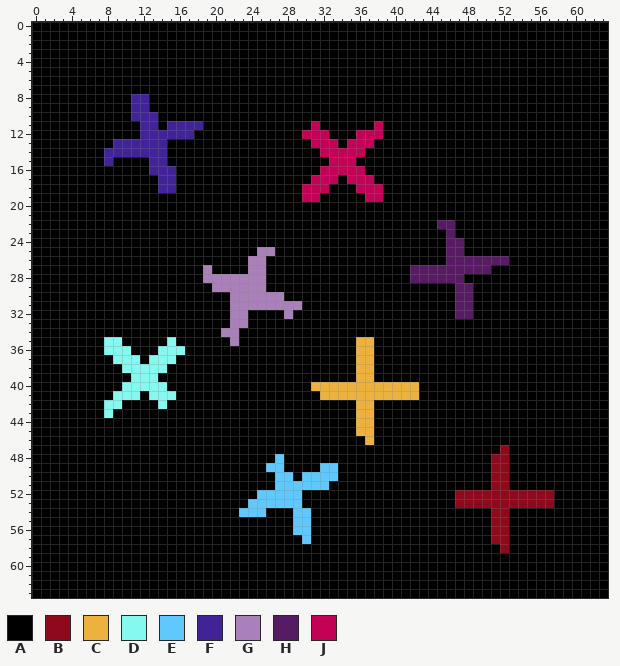
A pixel-art sprite gets an edit: garibaldi/opencv-rust/components.png. That is the earlier state.
The file is 64x64 pixels.
Palette (. is transparent): A #000000  B #8e091b  C #ecb23d  D #85f9ef  E #5fc9fd  F #402396  G #aa80ba  H #561b63  J #c30157
Pixels before, first column x 0:
 0 AAAAAAAAAAAAAAAAAAAAAAAAAAAAAAAAAAAAAAAAAAAAAAAAAAAAAAAAAAAAAAAA
 1 AAAAAAAAAAAAAAAAAAAAAAAAAAAAAAAAAAAAAAAAAAAAAAAAAAAAAAAAAAAAAAAA
 2 AAAAAAAAAAAAAAAAAAAAAAAAAAAAAAAAAAAAAAAAAAAAAAAAAAAAAAAAAAAAAAAA
 3 AAAAAAAAAAAAAAAAAAAAAAAAAAAAAAAAAAAAAAAAAAAAAAAAAAAAAAAAAAAAAAAA
 4 AAAAAAAAAAAAAAAAAAAAAAAAAAAAAAAAAAAAAAAAAAAAAAAAAAAAAAAAAAAAAAAA
 5 AAAAAAAAAAAAAAAAAAAAAAAAAAAAAAAAAAAAAAAAAAAAAAAAAAAAAAAAAAAAAAAA
 6 AAAAAAAAAAAAAAAAAAAAAAAAAAAAAAAAAAAAAAAAAAAAAAAAAAAAAAAAAAAAAAAA
 7 AAAAAAAAAAAAAAAAAAAAAAAAAAAAAAAAAAAAAAAAAAAAAAAAAAAAAAAAAAAAAAAA
 8 AAAAAAAAAAAFFAAAAAAAAAAAAAAAAAAAAAAAAAAAAAAAAAAAAAAAAAAAAAAAAAAA
 9 AAAAAAAAAAAFFAAAAAAAAAAAAAAAAAAAAAAAAAAAAAAAAAAAAAAAAAAAAAAAAAAA
10 AAAAAAAAAAAFFFAAAAAAAAAAAAAAAAAAAAAAAAAAAAAAAAAAAAAAAAAAAAAAAAAA
11 AAAAAAAAAAAAFFAFFFFAAAAAAAAAAAAJAAAAAAJAAAAAAAAAAAAAAAAAAAAAAAAA
12 AAAAAAAAAAAAFFFFFFAAAAAAAAAAAAJJJAAAJJJAAAAAAAAAAAAAAAAAAAAAAAAA
13 AAAAAAAAAFFFFFFAAAAAAAAAAAAAAAAJJJAJJJAAAAAAAAAAAAAAAAAAAAAAAAAA
14 AAAAAAAAFFFFFFFAAAAAAAAAAAAAAAAAJJJJJAAAAAAAAAAAAAAAAAAAAAAAAAAA
15 AAAAAAAAFAAAAFFAAAAAAAAAAAAAAAAAAJJJAAAAAAAAAAAAAAAAAAAAAAAAAAAA
16 AAAAAAAAAAAAAFFFAAAAAAAAAAAAAAAAJJJJJAAAAAAAAAAAAAAAAAAAAAAAAAAA
17 AAAAAAAAAAAAAAFFAAAAAAAAAAAAAAAJJJAJJJAAAAAAAAAAAAAAAAAAAAAAAAAA
18 AAAAAAAAAAAAAAFFAAAAAAAAAAAAAAJJJAAAJJJAAAAAAAAAAAAAAAAAAAAAAAAA
19 AAAAAAAAAAAAAAAAAAAAAAAAAAAAAAJJAAAAAJJAAAAAAAAAAAAAAAAAAAAAAAAA
20 AAAAAAAAAAAAAAAAAAAAAAAAAAAAAAAAAAAAAAAAAAAAAAAAAAAAAAAAAAAAAAAA
21 AAAAAAAAAAAAAAAAAAAAAAAAAAAAAAAAAAAAAAAAAAAAAAAAAAAAAAAAAAAAAAAA
22 AAAAAAAAAAAAAAAAAAAAAAAAAAAAAAAAAAAAAAAAAAAAAHHAAAAAAAAAAAAAAAAA
23 AAAAAAAAAAAAAAAAAAAAAAAAAAAAAAAAAAAAAAAAAAAAAAHAAAAAAAAAAAAAAAAA
24 AAAAAAAAAAAAAAAAAAAAAAAAAAAAAAAAAAAAAAAAAAAAAAHHAAAAAAAAAAAAAAAA
25 AAAAAAAAAAAAAAAAAAAAAAAAAGGAAAAAAAAAAAAAAAAAAAHHAAAAAAAAAAAAAAAA
26 AAAAAAAAAAAAAAAAAAAAAAAAGGAAAAAAAAAAAAAAAAAAAAHHHHHHHAAAAAAAAAAA
27 AAAAAAAAAAAAAAAAAAAGAAAAGGAAAAAAAAAAAAAAAAHHHHHHHHHAAAAAAAAAAAAA
28 AAAAAAAAAAAAAAAAAAAGGGGGGGAAAAAAAAAAAAAAAAHHHHHHAAAAAAAAAAAAAAAA
29 AAAAAAAAAAAAAAAAAAAAGGGGGGAAAAAAAAAAAAAAAAAAAAAHHAAAAAAAAAAAAAAA
30 AAAAAAAAAAAAAAAAAAAAAAGGGGGGAAAAAAAAAAAAAAAAAAAHHAAAAAAAAAAAAAAA
31 AAAAAAAAAAAAAAAAAAAAAAGGGGGGGGAAAAAAAAAAAAAAAAAHHAAAAAAAAAAAAAAA
32 AAAAAAAAAAAAAAAAAAAAAAGGAAAAGAAAAAAAAAAAAAAAAAAHHAAAAAAAAAAAAAAA
33 AAAAAAAAAAAAAAAAAAAAAAGGAAAAAAAAAAAAAAAAAAAAAAAAAAAAAAAAAAAAAAAA
34 AAAAAAAAAAAAAAAAAAAAAGGAAAAAAAAAAAAAAAAAAAAAAAAAAAAAAAAAAAAAAAAA
35 AAAAAAAADDAAAAADAAAAAAGAAAAAAAAAAAAACCAAAAAAAAAAAAAAAAAAAAAAAAAA
36 AAAAAAAADDDAAADDDAAAAAAAAAAAAAAAAAAACCAAAAAAAAAAAAAAAAAAAAAAAAAA
37 AAAAAAAAADDDADDDAAAAAAAAAAAAAAAAAAAACCAAAAAAAAAAAAAAAAAAAAAAAAAA
38 AAAAAAAAAADDDDDAAAAAAAAAAAAAAAAAAAAACCAAAAAAAAAAAAAAAAAAAAAAAAAA
39 AAAAAAAAAAADDDAAAAAAAAAAAAAAAAAAAAAACCAAAAAAAAAAAAAAAAAAAAAAAAAA
40 AAAAAAAAAADDDDDAAAAAAAAAAAAAAAACCCCCCCCCCCCAAAAAAAAAAAAAAAAAAAAA
41 AAAAAAAAADDDADDDAAAAAAAAAAAAAAAACCCCCCCCCCCAAAAAAAAAAAAAAAAAAAAA
42 AAAAAAAADDAAAADAAAAAAAAAAAAAAAAAAAAACCAAAAAAAAAAAAAAAAAAAAAAAAAA
43 AAAAAAAADAAAAAAAAAAAAAAAAAAAAAAAAAAACCAAAAAAAAAAAAAAAAAAAAAAAAAA
44 AAAAAAAAAAAAAAAAAAAAAAAAAAAAAAAAAAAACCAAAAAAAAAAAAAAAAAAAAAAAAAA
45 AAAAAAAAAAAAAAAAAAAAAAAAAAAAAAAAAAAACCAAAAAAAAAAAAAAAAAAAAAAAAAA
46 AAAAAAAAAAAAAAAAAAAAAAAAAAAAAAAAAAAAACAAAAAAAAAAAAAAAAAAAAAAAAAA
47 AAAAAAAAAAAAAAAAAAAAAAAAAAAAAAAAAAAAAAAAAAAAAAAAAAAABAAAAAAAAAAA
48 AAAAAAAAAAAAAAAAAAAAAAAAAAAEAAAAAAAAAAAAAAAAAAAAAAABBAAAAAAAAAAA
49 AAAAAAAAAAAAAAAAAAAAAAAAAAEEAAAAEEAAAAAAAAAAAAAAAAABBAAAAAAAAAAA
50 AAAAAAAAAAAAAAAAAAAAAAAAAAAEEAEEEEAAAAAAAAAAAAAAAAABBAAAAAAAAAAA
51 AAAAAAAAAAAAAAAAAAAAAAAAAAAEEEEEEAAAAAAAAAAAAAAAAAABBAAAAAAAAAAA
52 AAAAAAAAAAAAAAAAAAAAAAAAAEEEEEAAAAAAAAAAAAAAAAABBBBBBBBBBBAAAAAA
53 AAAAAAAAAAAAAAAAAAAAAAAAEEEEEEAAAAAAAAAAAAAAAAABBBBBBBBBBBAAAAAA
54 AAAAAAAAAAAAAAAAAAAAAAAEEEAAAEEAAAAAAAAAAAAAAAAAAAABBAAAAAAAAAAA
55 AAAAAAAAAAAAAAAAAAAAAAAAAAAAAEEAAAAAAAAAAAAAAAAAAAABBAAAAAAAAAAA
56 AAAAAAAAAAAAAAAAAAAAAAAAAAAAAEEAAAAAAAAAAAAAAAAAAAABBAAAAAAAAAAA
57 AAAAAAAAAAAAAAAAAAAAAAAAAAAAAAEAAAAAAAAAAAAAAAAAAAABBAAAAAAAAAAA
58 AAAAAAAAAAAAAAAAAAAAAAAAAAAAAAAAAAAAAAAAAAAAAAAAAAAABAAAAAAAAAAA
59 AAAAAAAAAAAAAAAAAAAAAAAAAAAAAAAAAAAAAAAAAAAAAAAAAAAAAAAAAAAAAAAA
60 AAAAAAAAAAAAAAAAAAAAAAAAAAAAAAAAAAAAAAAAAAAAAAAAAAAAAAAAAAAAAAAA
61 AAAAAAAAAAAAAAAAAAAAAAAAAAAAAAAAAAAAAAAAAAAAAAAAAAAAAAAAAAAAAAAA
62 AAAAAAAAAAAAAAAAAAAAAAAAAAAAAAAAAAAAAAAAAAAAAAAAAAAAAAAAAAAAAAAA
63 AAAAAAAAAAAAAAAAAAAAAAAAAAAAAAAAAAAAAAAAAAAAAAAAAAAAAAAAAAAAAAAA
New version:
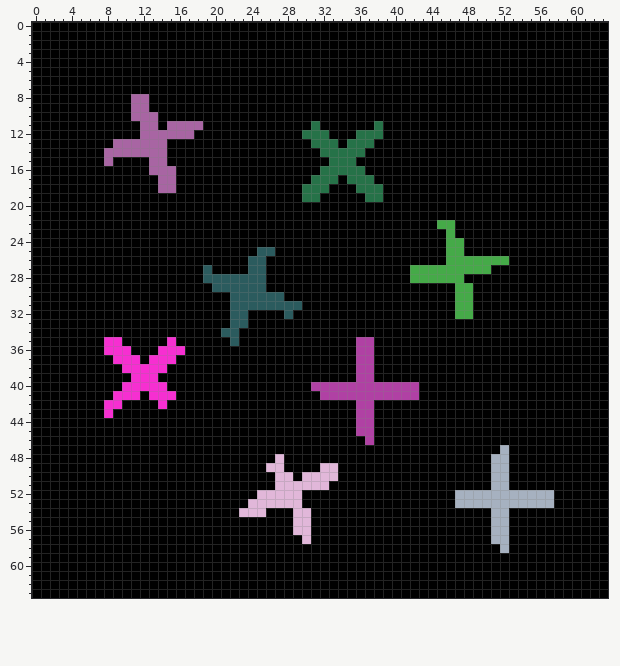
Log entry: convert `num_components` to `usize`
Edits made:
colour B: #8e091b -> #a6b1c0
colour C: #ecb23d -> #b041a4
colour D: #85f9ef -> #f62fd1
colour E: #5fc9fd -> #e1b7d9
colour F: #402396 -> #a865a3
colour G: #aa80ba -> #2b5b5e
colour H: #561b63 -> #45aa48
colour J: #c30157 -> #267248
Where, in picture pixels (left, top, right, bottom), the same in both pictures:
changed: (104, 94, 203, 193)
changed: (302, 121, 383, 202)
changed: (203, 220, 554, 553)
changed: (104, 337, 185, 418)
